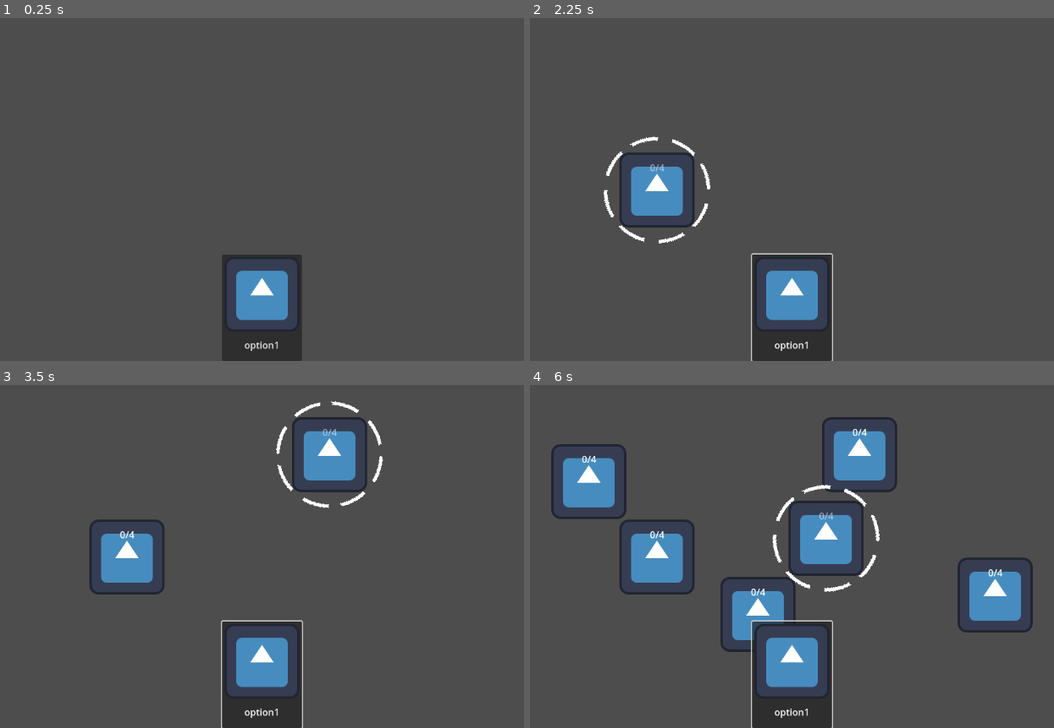
Above: before the commit, frames 1-4 (two rows, left to right).
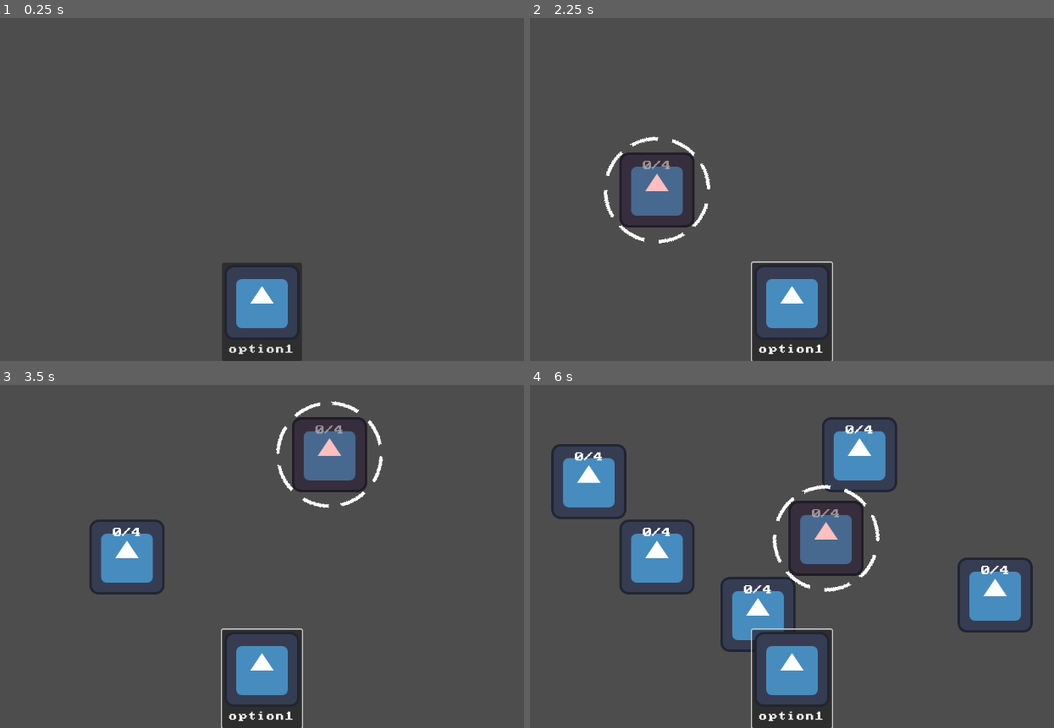
Above: after the commit, the same moments.

Repository: Iviv122/swiatlowod-2
Game: Godot game, scene res://main.tscn
Same seed, same stepped clock (60 frames per second), same inputs: the game is played once before the commit and once after it. The engine's default icon, where the game draws it, is replaced by a stand-in: a white triangle on a blue panel in a dark square.
Inputs (mouse positions are in pixels of both pictures, inside the frame that each line leads up to):
- Up to frame 1 (0.25 s): no input
- Up to frame 2 (2.25 s): tap Enter at 0.5 s; move the mouse to (938, 151) at 0.52 s; press the mouse at (938, 151) at 0.53 s; hold Right 0.53-1.25 s; release the mouse at (938, 151) at 1.25 s; click "option1" at 1.25 s; move the mouse to (655, 189) at 2.02 s; hold Down from 2.03 s (still down); click (655, 189) at 2.1 s
- Up to frame 3 (3.5 s): move the mouse to (330, 453) at 2.77 s; release Down at 2.78 s; press the mouse at (330, 453) at 2.78 s; hold Right from 2.78 s (still down); tap Alt at 2.85 s
- Up to frame 4 (6 s): move the mouse to (760, 614) at 3.52 s; release Right at 3.53 s; release the mouse at (760, 614) at 3.53 s; hold Up 3.53-4.28 s; tap Shift at 3.6 s; click (760, 614) at 3.8 s; move the mouse to (996, 594) at 4.27 s; press the mouse at (996, 594) at 4.28 s; hold Left 4.28-5.78 s; move the mouse to (587, 481) at 5.02 s; release the mouse at (587, 481) at 5.03 s; click (587, 481) at 5.1 s; move the mouse to (823, 539) at 5.77 s; press the mouse at (823, 539) at 5.78 s; hold Down from 5.78 s (still down); tap Alt at 5.85 s

The runs differ from the first frame. In frame 1, 1.6% of the frame differs, in the area x 42-58%, y 68-99%; in frame 2, 3.2%; in frame 3, 3.3%; in frame 4, 3.7%, in the area x 8-92%, y 11-99%.

Commit message:
global font, overlap fix

Diff:
--- a/objects/ui/mouse.gd
+++ b/objects/ui/mouse.gd
@@ -120,6 +120,7 @@
 	if event is InputEventMouseMotion:
 		move(event.global_position)
 	if event.is_action_pressed("place"):
+		move(event.global_position)
 		if current_state == MouseState.Placing:
 			place()
 		elif current_state == MouseState.Wiring:
@@ -129,6 +130,7 @@
 		else:
 			# play sound of incorect placing
 			pass
+		move(event.global_position)
 	if event.is_action("cancel"):
 		cancel()
 
--- a/project.godot
+++ b/project.godot
@@ -27,6 +27,10 @@
 
 pop_text=""
 
+[gui]
+
+theme/custom_font="uid://vqw28lgx1ruv"
+
 [input]
 
 place={
Binary file added: assets/IBM_EGA_8x8.woff
Not shown, added: assets/IBM_EGA_8x8.woff.import
